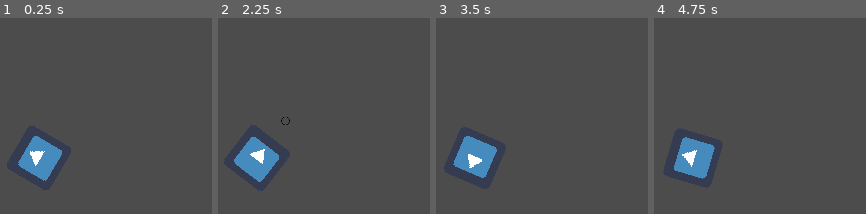
Above: before the commit, frames 1-4 (left to right).
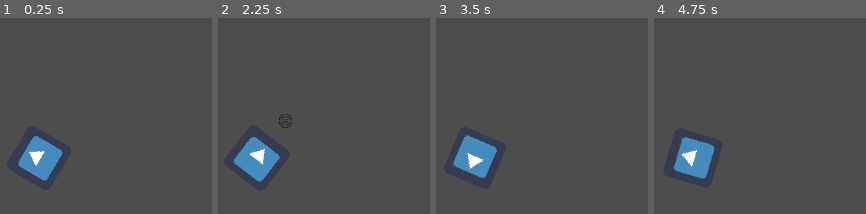
Above: after the commit, the same moments.

Repository: rafipanoyan/godot-sandbox
Game: Godot game, scene res://World.tscn
Two runs of this game, one before a commit and one after it. Both use one fixed random seed, a clock stepped at 60 frames per second and the inputs below. The engine's default icon, where the game draws it, is replaced by a stand-in: a white triangle on a blue panel in a dark square.
Inputs (mouse positions are in pixels of both pictures, inside the frame that each line leads up to):
- Up to frame 1 (0.25 s): no input
- Up to frame 2 (2.25 s): tap Enter at 0.5, 2 s; move the mouse to (outside the picture) at 0.52 s; hold Space (fire) 0.53-1.28 s; move the mouse to (outside the picture) at 1.27 s; tap Space (fire) at 1.35 s; move the mouse to (336, 55) at 2.02 s; hold Space (fire) from 2.03 s (still down)
- Up to frame 3 (3.5 s): move the mouse to (outside the picture) at 2.77 s; release Space (fire) at 2.78 s; tap Space (fire) at 2.85 s
- Up to frame 4 (4.75 s): tap Enter at 3.5 s; move the mouse to (outside the picture) at 3.52 s; hold Space (fire) 3.53-4.28 s; move the mouse to (outside the picture) at 4.27 s; tap Space (fire) at 4.35 s

The runs differ from the first frame. In frame 1, 0.2% of the frame differs, in the area x 8-30%, y 60-84%; in frame 2, 0.4%, in the area x 7-35%, y 48-84%; in frame 3, 0.2%; in frame 4, 0.2%.

Commit message:
target shader

Diff:
--- a/Turret/States/Targeting.gd
+++ b/Turret/States/Targeting.gd
@@ -21,7 +21,8 @@
 		state_machine.transition_to("Move")
 
 func physics_process(delta):
-	current_target_distance_from_turret += min(target_speed * delta, MAX_TARGET_DISTANCE)
+	current_target_distance_from_turret += target_speed * delta
+	current_target_distance_from_turret = min(current_target_distance_from_turret, MAX_TARGET_DISTANCE)
 	var target_vec = Vector2.UP * current_target_distance_from_turret
 	target.position = target_vec
 
--- a/Turret/Turret.tscn
+++ b/Turret/Turret.tscn
@@ -12,7 +12,7 @@
 [sub_resource type="Shader" id=2]
 code = "shader_type canvas_item;
 
-uniform float width = 0.1;
+uniform float width = 0.4;
 
 const float R = 0.5;
 const vec2 ORIGIN = vec2(R, R);
@@ -24,20 +24,29 @@
 		smoothstep(radius, radius + half_width, dist);
 }
 
+float radius_over_time(float time, float margin) {
+	return min(fract(1.0 - time) / 2.0, margin);
+}
+
 void fragment() {
 	float margin = 0.5 - width;
-	float radius = min(abs(sin(TIME * 2.0)) / 2.0, margin);
+	float slow_time = TIME / 3.0;
+	float radius = radius_over_time(slow_time, margin);
+	float radius2 = radius_over_time(slow_time + 1.0 / 3.0, margin);
+	float radius3 = radius_over_time(slow_time + 2.0 / 3.0, margin);
 
 	float dist = length(UV - ORIGIN);
 	float circle = plot_circle(dist, radius);
+	float circle2 = plot_circle(dist, radius2);
+	float circle3 = plot_circle(dist, radius3);
 
-	COLOR = vec4(vec3(0.0), circle);
+	COLOR = vec4(vec3(0.0), circle + circle2 + circle3);
 }"
 custom_defines = ""
 
 [sub_resource type="ShaderMaterial" id=3]
 shader = SubResource( 2 )
-shader_param/width = 0.1
+shader_param/width = 0.06
 
 [node name="Turret" type="Area2D"]
 position = Vector2( 512, 300 )
@@ -63,5 +72,5 @@
 
 [node name="Target" type="Sprite" parent="."]
 material = SubResource( 3 )
-scale = Vector2( 0.2, 0.2 )
+scale = Vector2( 0.3, 0.3 )
 texture = ExtResource( 2 )
--- a/project.godot
+++ b/project.godot
@@ -41,7 +41,7 @@
 window/size/test_width=1024
 window/size/test_height=600
 window/vsync/use_vsync=false
-window/stretch/mode="2d"
+window/stretch/mode="viewport"
 window/stretch/aspect="keep"
 
 [input]
